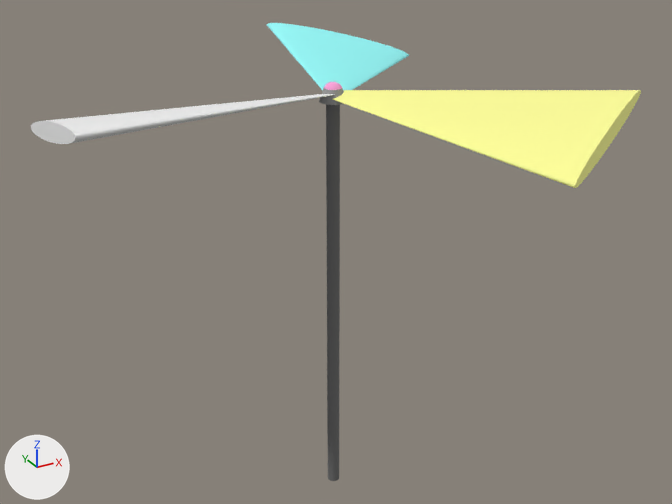
What one commit did to the glTF model helicopter.gltf.
Before and after are seen from a camera (50 mm lens) standing at (-0.946, -1.734, 0.494) and looking at (0.012, 0.009, -0.377). Every picture has the same lights, and +X, +Y and +Z are marked at lower left. Where no turn or scale is listed for an object, it has been applied to the vertices. Vertices at the same position are counted once.

The older version as bpy lines, for what is in view:
```python
mat_material_0 = principled_material('Material_0')
mat_material_0.base_color = (0.888, 0.888, 0.888)  # white #f2f2f2
mat_material_0.roughness = 1.0
me_mesh_0 = bpy.data.meshes.new('Mesh_0')
me_mesh_0.from_pydata(...)  # 68 vertices, 128 faces; spans x -0.3..0.3, y -0.196..0.196, z -0.046..0.046
me_mesh_0.materials.append(mat_material_0)  # white #f2f2f2
me_mesh_2 = bpy.data.meshes.new('Mesh_2')
me_mesh_2.from_pydata(...)  # 68 vertices, 128 faces; spans x -0.167..0.319, y -0.358..0.27, z -0.046..0.046
me_mesh_2.materials.append(mat_material_2)  # yellow #ffff99
me_mesh_5 = bpy.data.meshes.new('Mesh_5')
me_mesh_5.from_pydata(...)  # 68 vertices, 128 faces; spans x -0.015..0.015, y -0.015..0.015, z -0.5..0.5
me_mesh_5.materials.append(mat_material_5)  # dark grey #6b6b6b
ob_prop1 = bpy.data.objects.new('prop1', me_mesh_0)
ob_prop1.location = (-0.3, 0.0, 0.0)
ob_prop3 = bpy.data.objects.new('prop3', me_mesh_2)
ob_prop3.location = (0.15, -0.26, 0.0)
ob_shaft = bpy.data.objects.new('shaft', me_mesh_5)
ob_shaft.location = (0.0, 0.0, -0.507)
# also in view: 'props2' at (0.226, 0.304, 0.0)
```
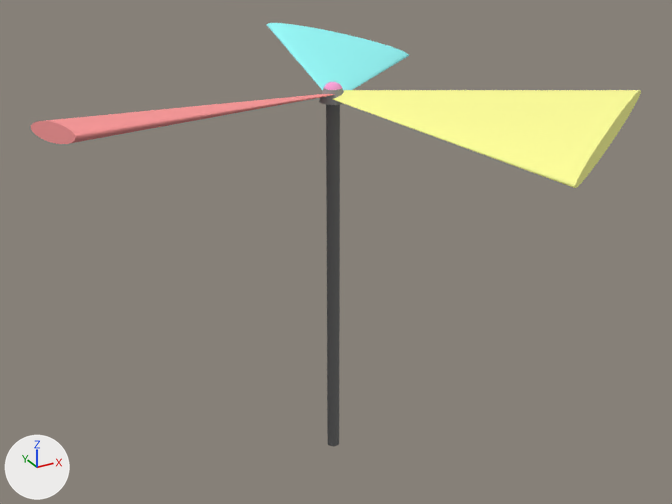
Changed parts and their boxes (x1, y1, x2, y2) in the pictures (672 x 504 px):
'shaft', mesh rescaled, moved (9% shorter)
    before: (326, 105, 340, 481)
    after: (326, 105, 340, 446)
'prop1', recoloured (white to pink)
    both: (31, 94, 335, 144)

The change, as a list of edits to the scene's bpy script:
```text
Change mat_material_0:
    mat_material_0.base_color: (0.888, 0.888, 0.888) -> (1.0, 0.319, 0.319)  # white #f2f2f2 -> pink #ff9999
Change me_mesh_5:
    where me_mesh_5.from_pydata(...)  # 68 vertices, 128 faces; spans x -0.015..0.015, y -0.015..0.015, z -0.5..0.5
    used by ob_shaft; location = (0.0, 0.0, -0.507)
    me_mesh_5 part 1: the whole mesh is scaled about its middle by (1, 1, 0.9)
Change ob_shaft:
    ob_shaft.location: (0.0, 0.0, -0.507) -> (0.0, 0.0, -0.45)
```
